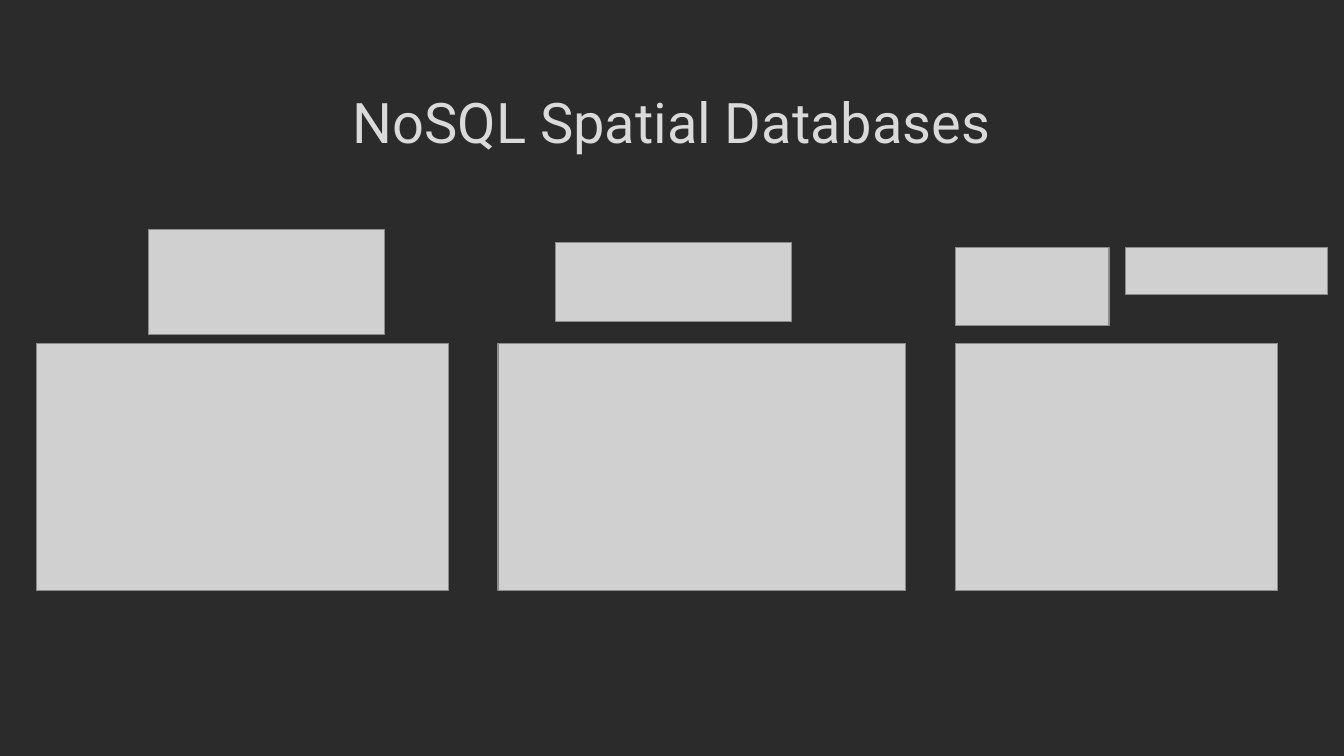
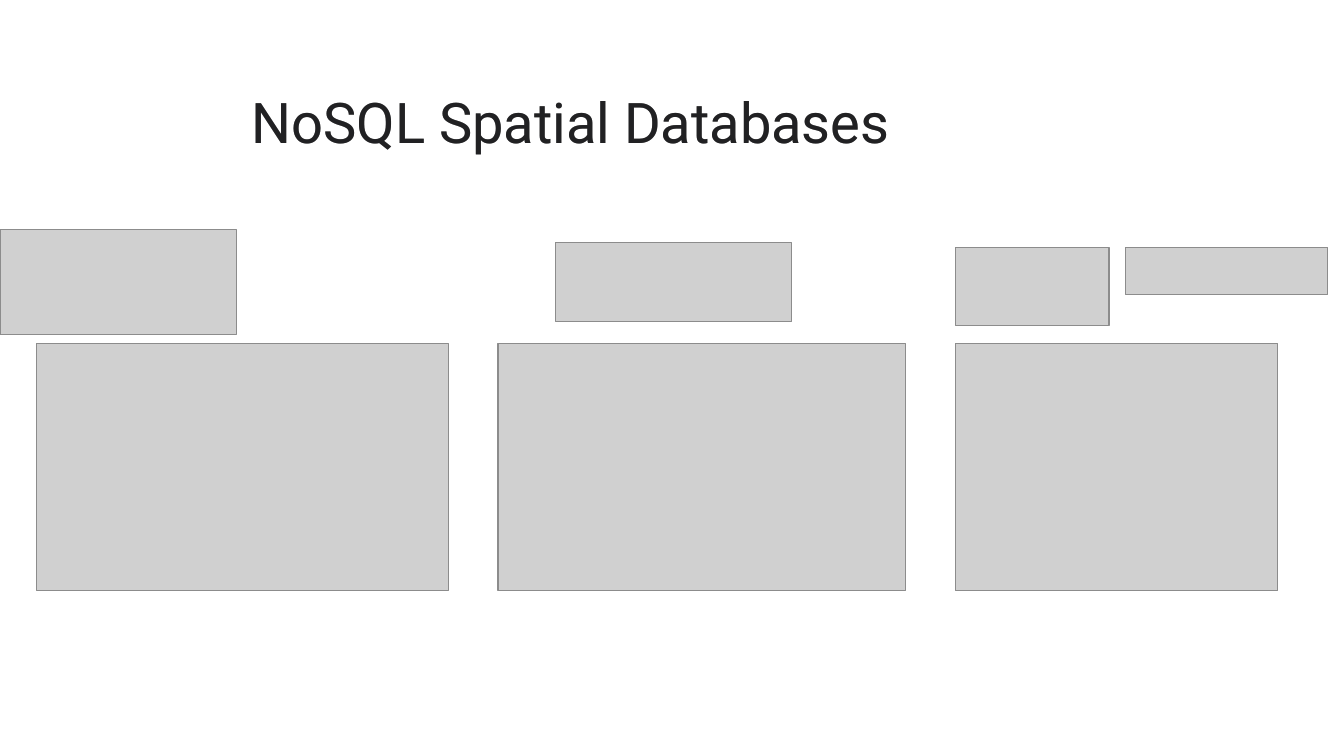
Before and after one commit to MGIS-UMN/GIS5577_week9, a slide deck: slide 8 of big_spatial_data.odp. Drawn at 1344x756 pixels with LibreOffice and Linux fonts; fonts in the diff are those of the drawing; grey boxes stand for pictures; background and template pictures are left out; a plain dark background stands for a picture behind light text. Boxes give left, top, right and bottom in pixels: in the first picture for what was removed or moved away, otherwise in the second. Text is boxed around its words. In the diff, an @@ line names an element or a change of style, - is before the commit and + after.

Commit message:
updated for 2022

```diff
--- a/big_spatial_data.odp
+++ b/big_spatial_data.odp
@@ background picture (left out) to #FFFFFF @@
@@ title "NoSQL Spatial Databases" moved from (x1=353, y1=101, x2=990, y2=155) to (x1=252, y1=101, x2=889, y2=155) @@
@@ title "NoSQL Spatial Databases" at (x1=252, y1=101, x2=889, y2=155): text colour #DADADA to #212123 @@
@@ picture moved from (x1=148, y1=230, x2=384, y2=335) to (x1=0, y1=230, x2=236, y2=335) @@
```
Also in this commit, not shown: 2 slides added, 2 slides removed.
